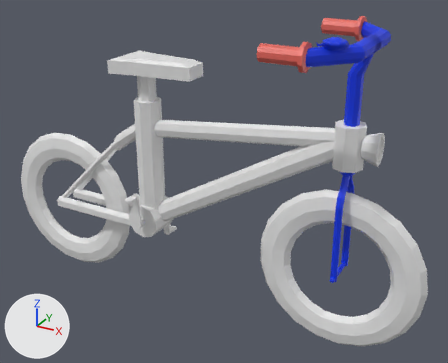
An edit to the FBX model The Biking Game/Assets/Models/Bike3.fbx, drawn before and after from the same camera.
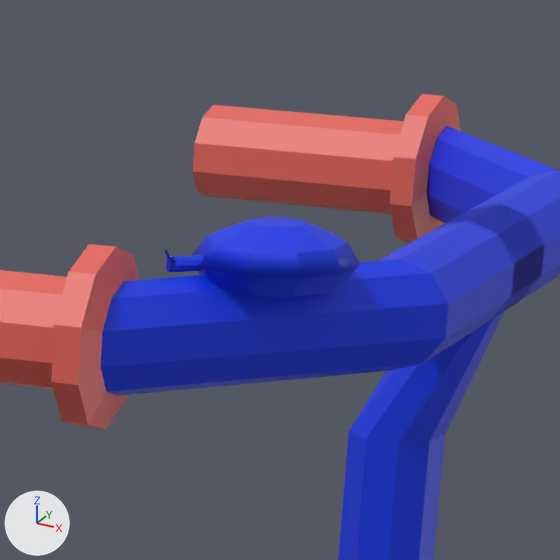
There are two pictures of each version: one whole from a 50 mm lens placed at (4.73, -8.8, 6.04), pointed at (0.37, -0.89, 2.09), one close up on the part from 64% to 86% of the width and 0% to 26% of the height. Lighting does not change. The marker at lower left points along +X, +Y and +Z. Vertices at the same position are counted once.
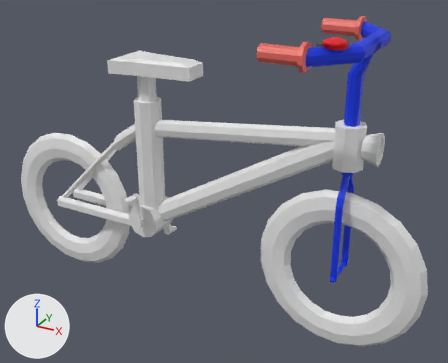
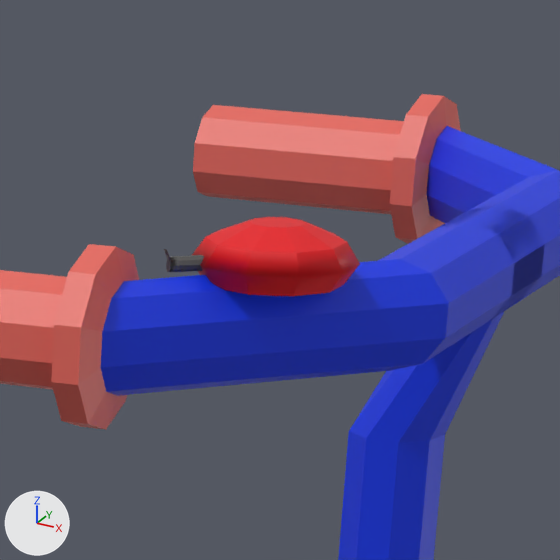
The newer file is also rescaled (x0.284) as a whole; pictures and numbers use the older file's frame.

The change in detail:
Material 'Bell' (mat_bell) is new.
Its base color is (0.8, 0.00287, 0.00827) (red #e70916).
Material 'BellBit' (mat_bellbit) is new.
Its base color is (0.0869, 0.0869, 0.0869) (dark grey #535353).
me_cylinder_011 has 643 vertices, 530 faces and spans x 1.55..2.67, y -2.29..0.17, z 1.12..4.69.
me_cylinder_011 is used by ob_cylinder_009; location (0.0, 0.0, 0.0).
me_cylinder_011 part 1: 33 of the faces centred in x 2.23..2.52, y -2.01..-1.73, z 4.59..4.69 switch from mat_steeringwheel (blue #0034e7) to mat_bell (red #e70916).
me_cylinder_011 part 2: 22 of the faces centred in x 2.2..2.27, y -2.01..-1.95, z 4.6..4.64 switch from mat_steeringwheel (blue #0034e7) to mat_bellbit (dark grey #535353).

Changed parts and their boxes [x1, y1, x2, y2] in the close-ups (560 x 560 px):
part 1 of me_cylinder_011, recoloured (blue to red)
    both: [192, 217, 360, 296]
part 2 of me_cylinder_011, recoloured
    both: [164, 249, 204, 272]
